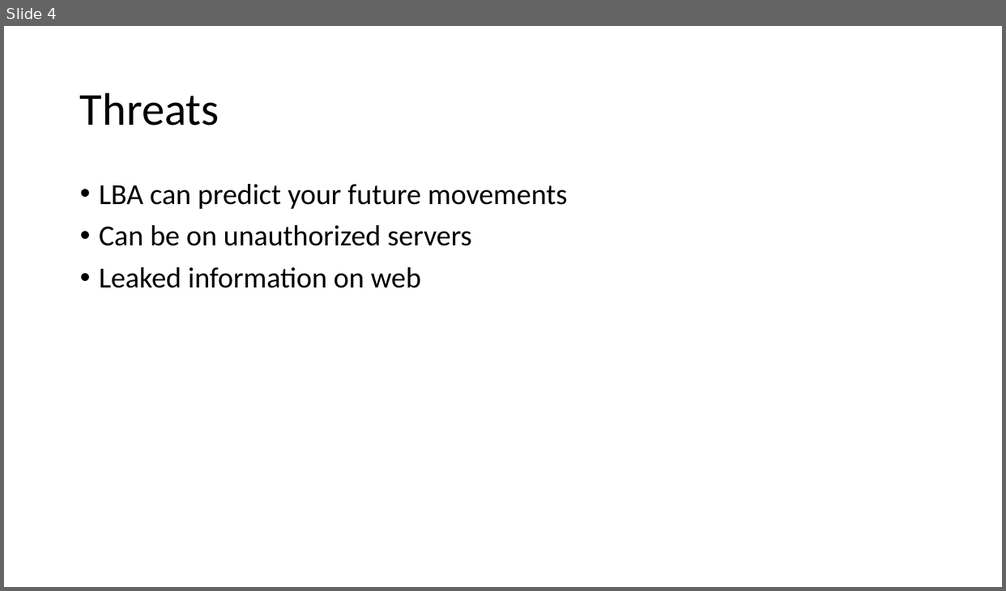
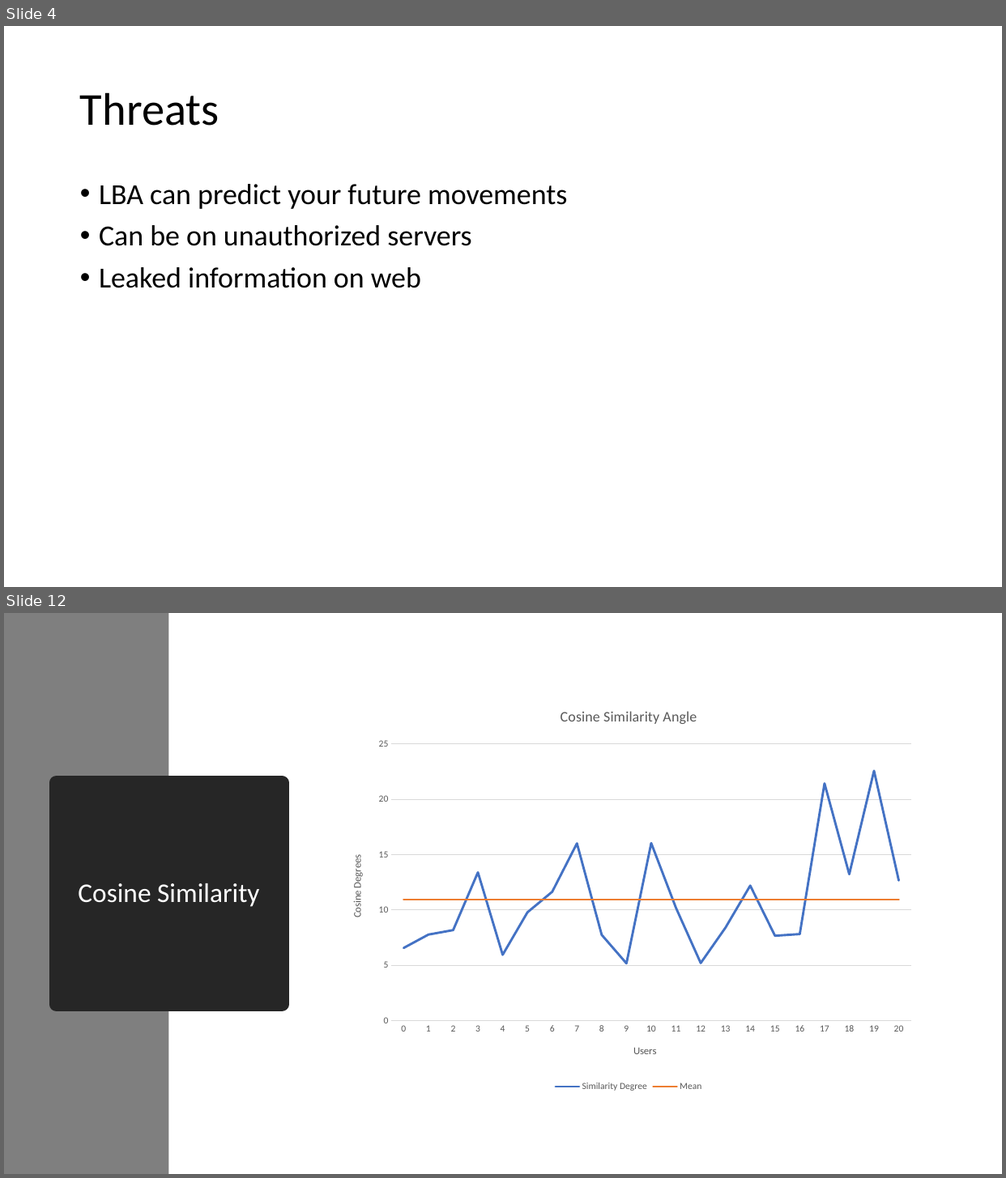
Before and after one commit to shank121991/winthesislocation, a slide deck: Writings/Final.pptx. Shown one above the other, each under a label of ours: slide 4 before the commit, slides 4 and 12 after it; the slides between them are not shown. The pictures are 1006x591 and 1006x1178 pixels, drawn with LibreOffice and Linux fonts; fonts in the diff are those of the drawing. Boxes give left, top, right and bottom in pixels: in the first picture for what was removed or moved away, otherwise in the second. Text is boxed around its words. In the diff, an @@ line names an element or a change of style, - is before the commit and + after.

```diff
--- a/Writings/Final.pptx
+++ b/Writings/Final.pptx
@@ slide 12 added at box(4, 613, 1002, 1174), background #FFFFFF @@
@@ rectangle added at box(4, 613, 168, 1174), fill #7F7F7F @@
@@ line chart added at box(335, 692, 923, 1095) @@
+title "Cosine Similarity Angle "
+categories: 0, 1, 2, 3, 4, 5, 6, 7, 8, 9, 10, 11, 12, 13, 14, 15, 16, 17, 18, 19, 20
+Similarity Degree: 6.6, 7.8, 8.2, 13.4, 5.9, 9.8, 11.6, 16, 7.7, 5.2, 16, 10.2, 5.2, 8.4, 12.2, 7.7, 7.8, 21.4, 13.2, 22.6, 12.7
+Mean: 10.9, 10.9, 10.9, 10.9, 10.9, 10.9, 10.9, 10.9, 10.9, 10.9, 10.9, 10.9, 10.9, 10.9, 10.9, 10.9, 10.9, 10.9, 10.9, 10.9, 10.9
@@ title added at box(57, 783, 282, 1004), fill #262626, outline #262626 13.75 pt, 26 pt, text #FFFFFF @@
+Cosine Similarity
```
Also in this commit, not shown: 1 slide changed, 9 other slides added, 1 slide removed, 48 other files.
